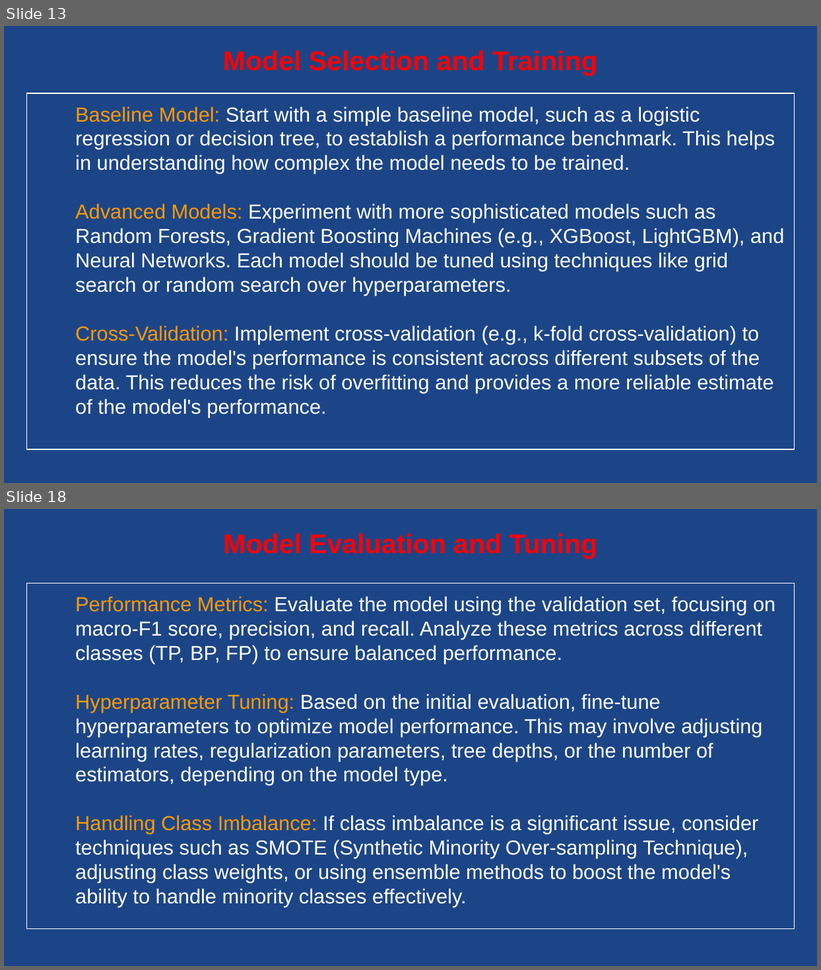
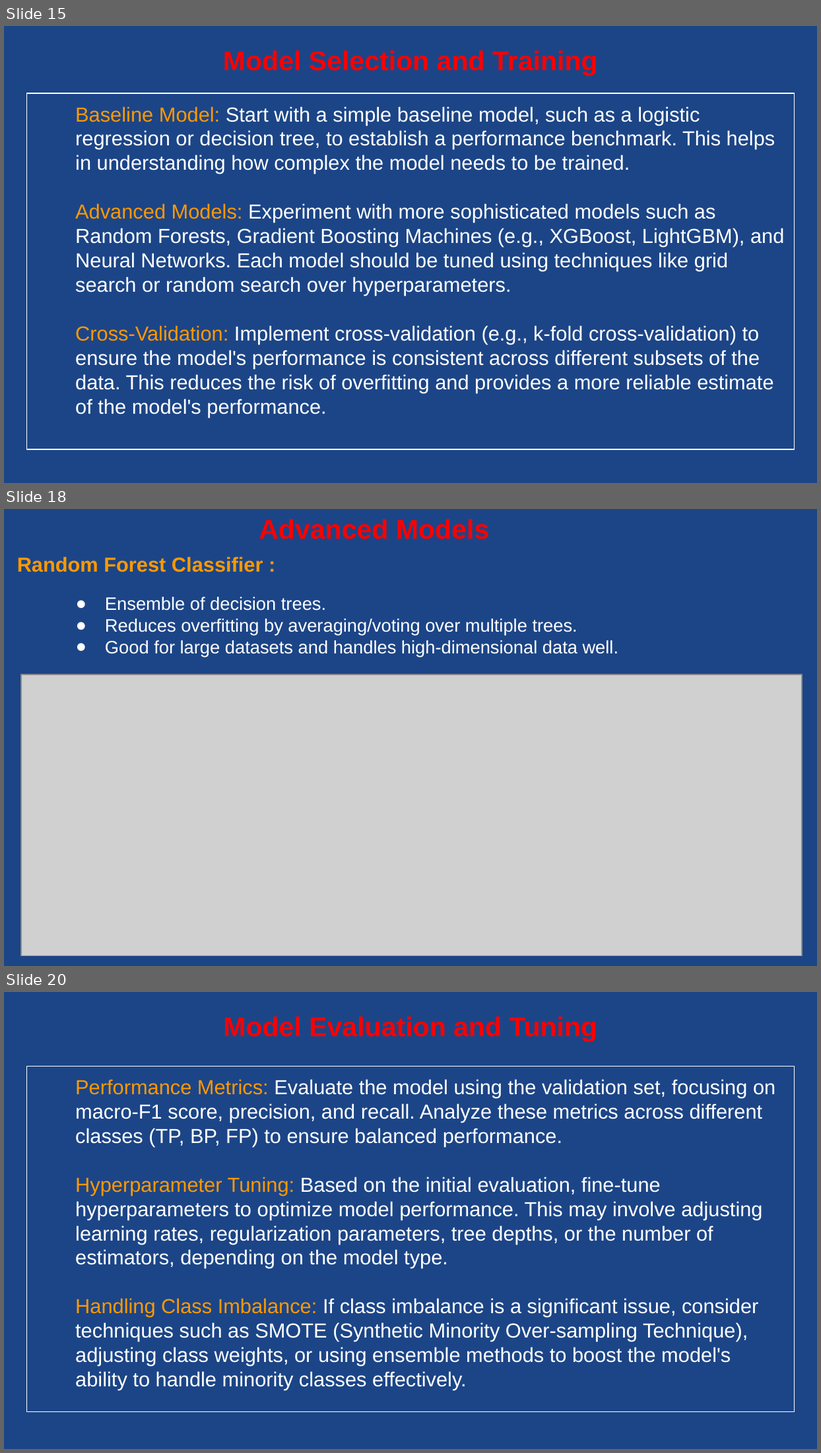
Before and after one commit to Gengatharan1/Gengatharan1-ds_microsoft_cybersecurity_analysis, a slide deck: Microsoft Cybersecurity Incident.pptx. Shown one above the other, each under a label of ours: slides 13 and 18 before the commit, slides 15, 18 and 20 after it; the slides between them are not shown. The pictures are 821x970 and 821x1453 pixels, drawn with LibreOffice and Linux fonts; fonts in the diff are those of the drawing; grey boxes stand for pictures. Boxes give left, top, right and bottom in pixels: in the first picture for what was removed or moved away, otherwise in the second. Text is boxed around its words. In the diff, an @@ line names an element or a change of style, - is before the commit and + after.

```diff
--- a/Microsoft Cybersecurity Incident.pptx
+++ b/Microsoft Cybersecurity Incident.pptx
@@ slide 18 added at [4, 509, 817, 966], background #1C4587 @@
@@ text added at [259, 519, 489, 539], 24 pt, text #FF0000, bold @@
+Advanced Models
@@ title added at [17, 557, 263, 572], 18 pt, text #FF9900, bold @@
+Random Forest Classifier :
@@ text added at [105, 597, 619, 657], 16 pt, text #FFFFFF @@
+● Ensemble of decision trees.
+● Reduces overfitting by averaging/voting over multiple trees.
+● Good for large datasets and handles high-dimensional data well.
@@ picture added at [21, 675, 802, 956] @@
@@ what was slide 13 is now slide 15 @@
@@ what was slide 18 is now slide 20 @@
```
Also in this commit, not shown: 3 slides changed, 5 other slides added, 4 slides removed, 3 other files.
